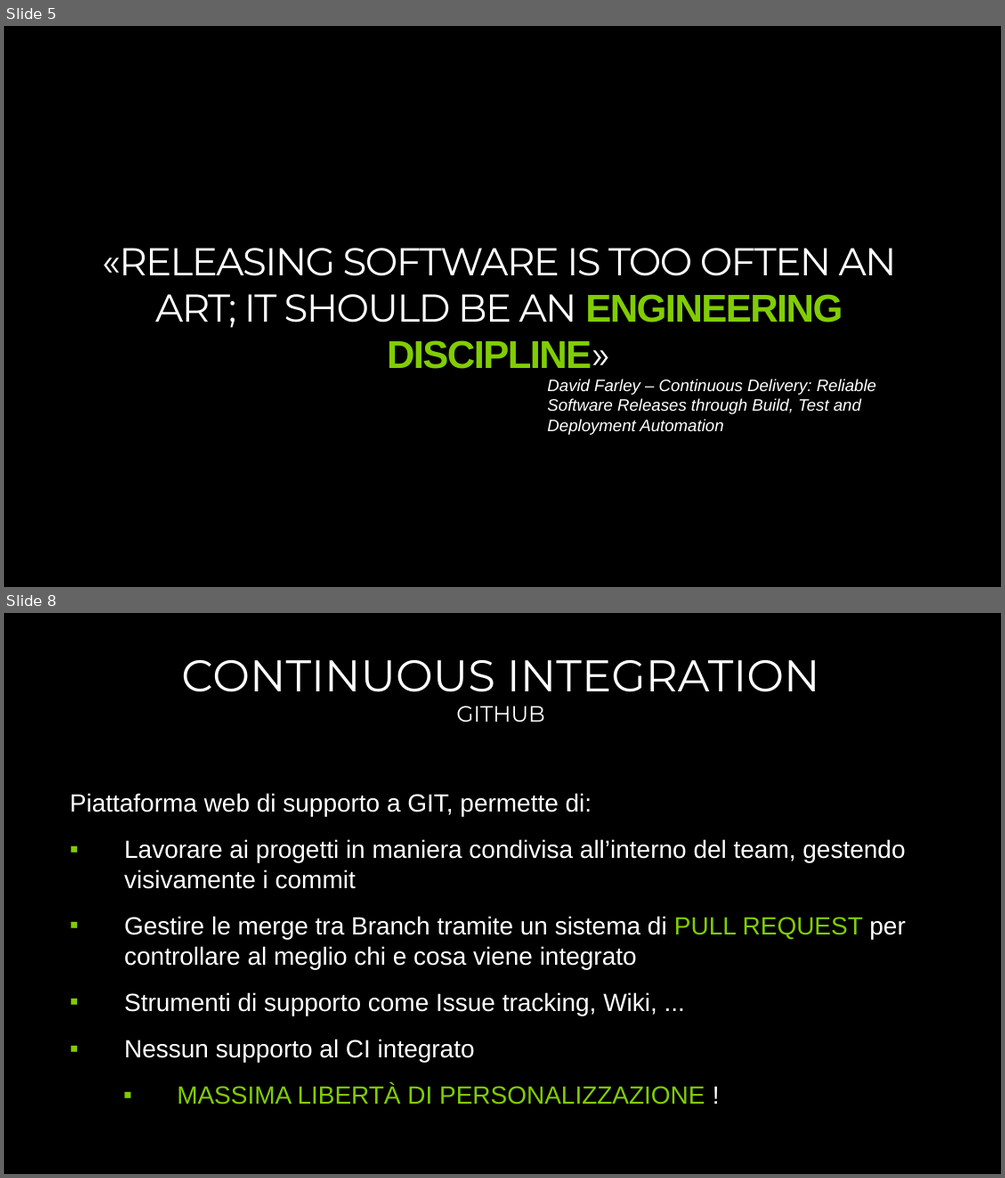
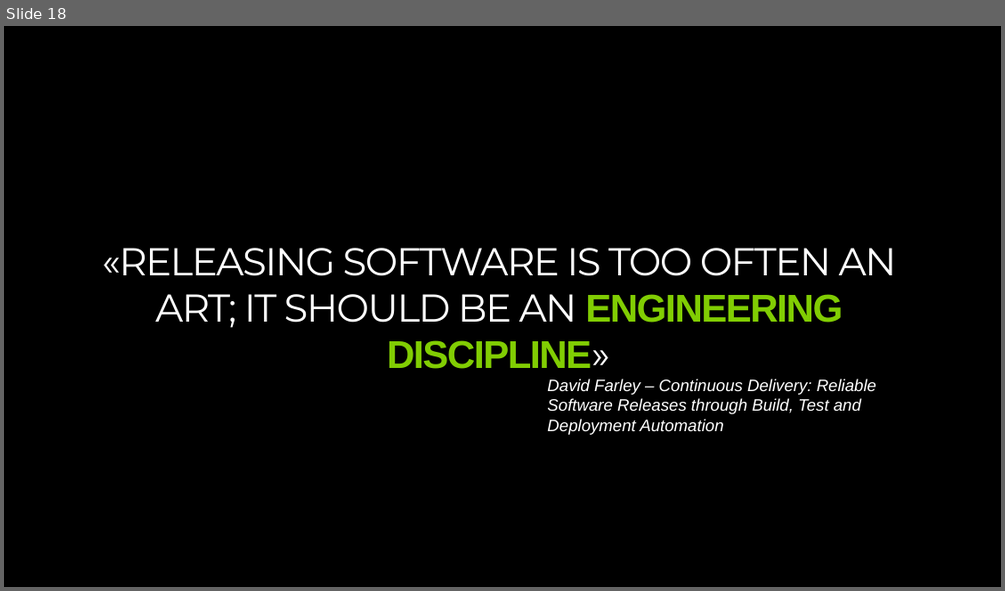
Before and after one commit to endless-upgrade/DevOpsHours, a slide deck: DEVOPS-3-TODO.pptx. Shown one above the other, each under a label of ours: slides 5 and 8 before the commit, slide 18 after it; the slides between them are not shown. The pictures are 1005x1178 and 1005x591 pixels, drawn with LibreOffice and Linux fonts; fonts in the diff are those of the drawing; background and template pictures are left out. Boxes give left, top, right and bottom in pixels: in the first picture for what was removed or moved away, otherwise in the second. Text is boxed around its words. In the diff, an @@ line names an element or a change of style, - is before the commit and + after.

```diff
--- a/DEVOPS-3-TODO.pptx
+++ b/DEVOPS-3-TODO.pptx
@@ slide 8 removed at box(4, 613, 1001, 1174), background #000000 @@
@@ title removed at box(181, 660, 820, 692) @@
-CONTINUOUS INTEGRATION
@@ subtitle removed at box(456, 706, 544, 722) @@
-GITHUB
@@ text removed at box(70, 793, 905, 1104) @@
-Piattaforma web di supporto a GIT, permette di:
-▪ Lavorare ai progetti in maniera condivisa all’interno del team, gestendo visivamente i commit
-▪ Gestire le merge tra Branch tramite un sistema di PULL REQUEST per controllare al meglio chi e cosa viene integrato
-▪ Strumenti di supporto come Issue tracking, Wiki, ...
-▪ Nessun supporto al CI integrato
-  ▪ MASSIMA LIBERTÀ DI PERSONALIZZAZIONE !
@@ what was slide 5 is now slide 18 @@
```
Also in this commit, not shown: 2 slides changed, 15 slides added, 13 other slides removed.
